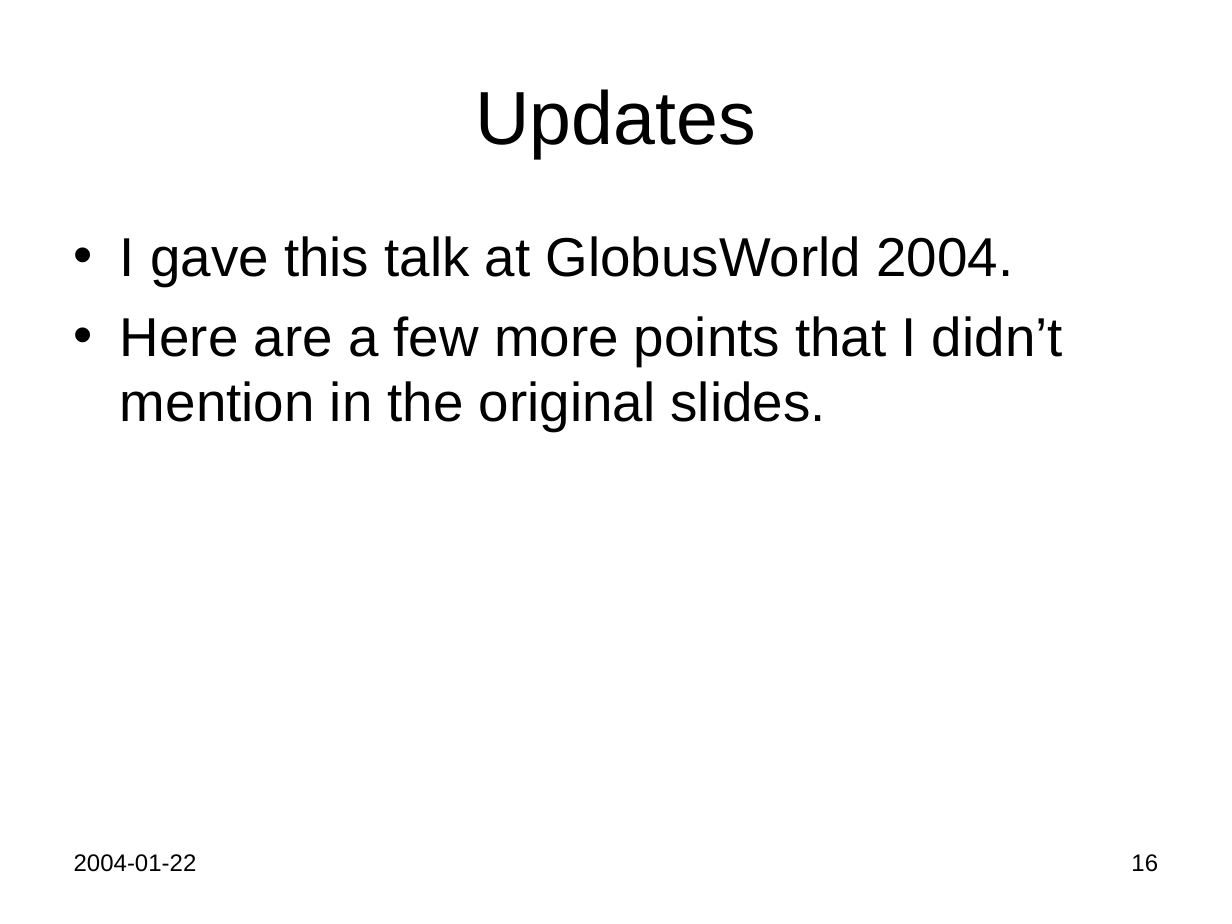
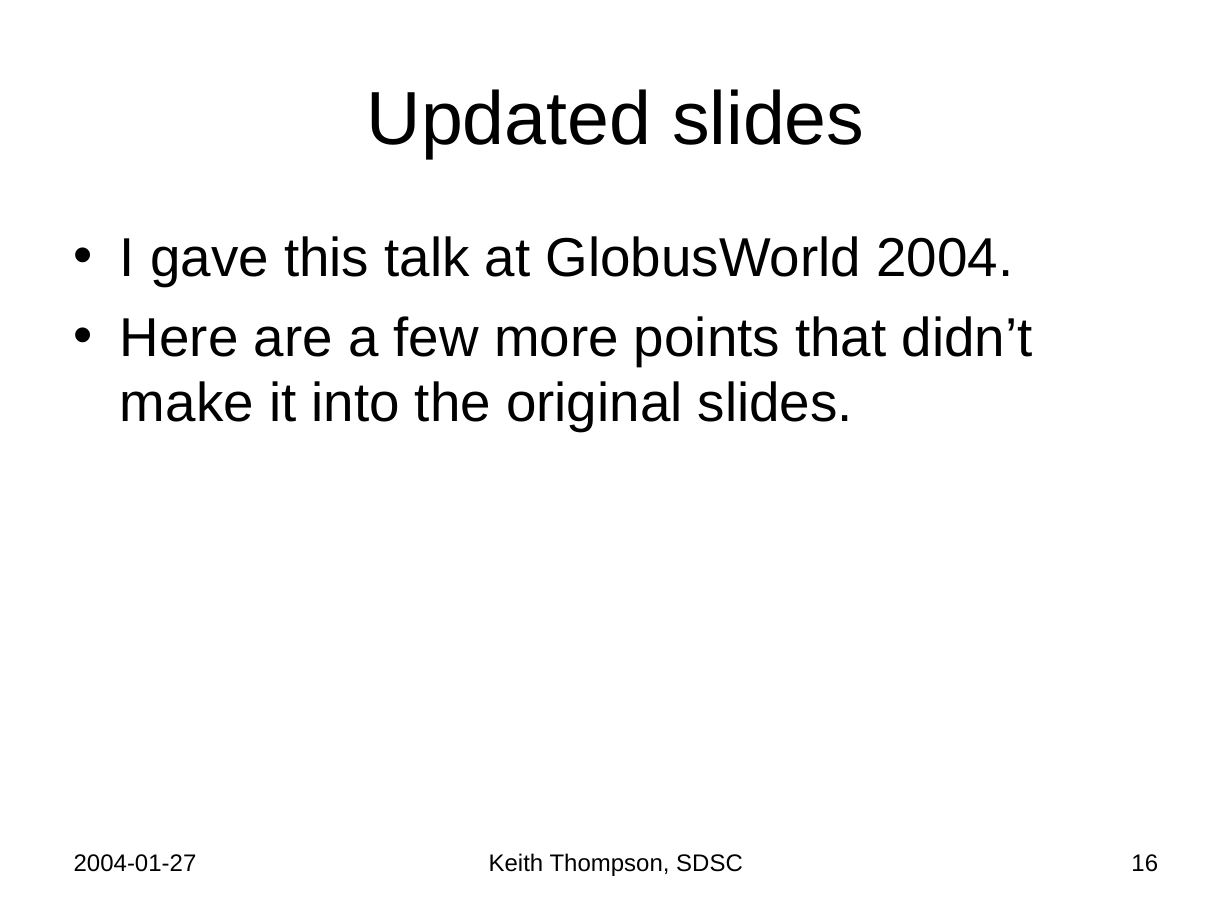
Before and after one commit to Keith-S-Thompson/gx-map, a slide deck: slide 16 of gx-map.ppt. Drawn at 1232x924 pixels with LibreOffice and Linux fonts; fonts in the diff are those of the drawing. Boxes give left, top, right and bottom in pixels: in the first picture for what was removed or moved away, otherwise in the second. Text is boxed around its words. In the diff, an @@ line names an element or a change of style, - is before the commit and + after.

```diff
--- a/gx-map.ppt
+++ b/gx-map.ppt
@@ title at bbox=[367, 89, 864, 158]: text changed @@
-Updates
+Updated slides
@@ text at bbox=[120, 316, 1033, 431]: text changed @@
-• Here are a few more points that I didn’t mention in the original slides.
+• Here are a few more points that didn’t make it into the original slides.
@@ text at bbox=[74, 854, 197, 872]: text changed @@
-2004-01-22
+2004-01-27
@@ text added at bbox=[489, 853, 743, 876], 14 pt, text #000000 @@
+Keith Thompson, SDSC
```
Also in this commit, not shown: 29 other slides changed, 1 slide added.
